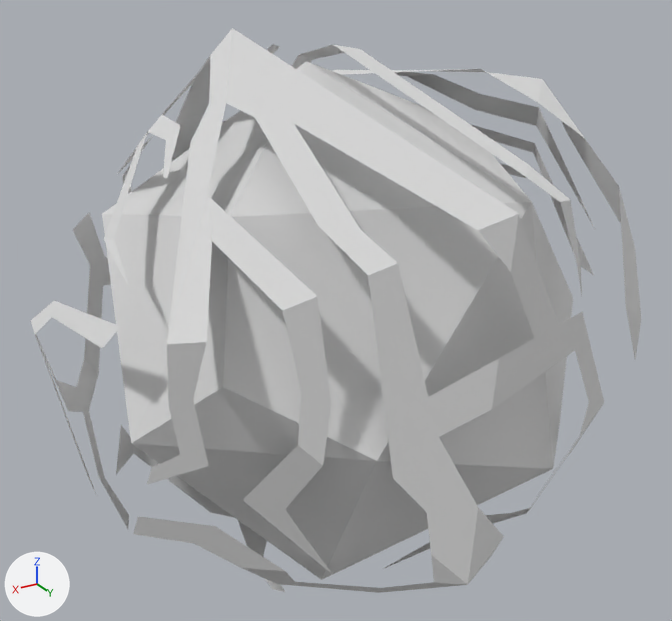
What one commit did to the glTF model models/ultimate-pack/low-poly-10/m/western-tumbleweed.glb.
One viewpoint serves both versions: a camera (50 mm lens) standing at (0.875, 1.573, 0.719) and looking at (0.012, 0.136, 0.001). The lights are fixed; the arrows at lower left show +X, +Y and +Z. The older version comes first. Where no turn or scale is listed for an object, it has been applied to the vertices.

Script lines for the objects in view, before the commit:
```python
mat_11_brown_medium = principled_material('11 BROWN-MEDIUM')
mat_11_brown_medium.base_color = (0.8, 0.8, 0.8)  # white #e7e7e7
mat_11_brown_medium.metallic = 0.4
mat_11_brown_medium.roughness = 1.0
mat_14_brown_lightest = principled_material('14 BROWN-LIGHTEST')
mat_14_brown_lightest.base_color = (0.8, 0.8, 0.8)  # white #e7e7e7
mat_14_brown_lightest.metallic = 0.4
mat_14_brown_lightest.roughness = 1.0
me_tumbleweed = bpy.data.meshes.new('tumbleweed')
me_tumbleweed.from_pydata(...)  # 252 vertices, 271 faces; spans x -0.49..0.557, y -0.436..0.673, z -0.562..0.54
# faces by material slot: [235, 36]
me_tumbleweed.materials.append(mat_11_brown_medium)  # white #e7e7e7
me_tumbleweed.materials.append(mat_14_brown_lightest)  # white #e7e7e7
ob_tumbleweed = bpy.data.objects.new('tumbleweed', me_tumbleweed)
ob_tumbleweed.location = (0.017, 0.0, 0.0)
```
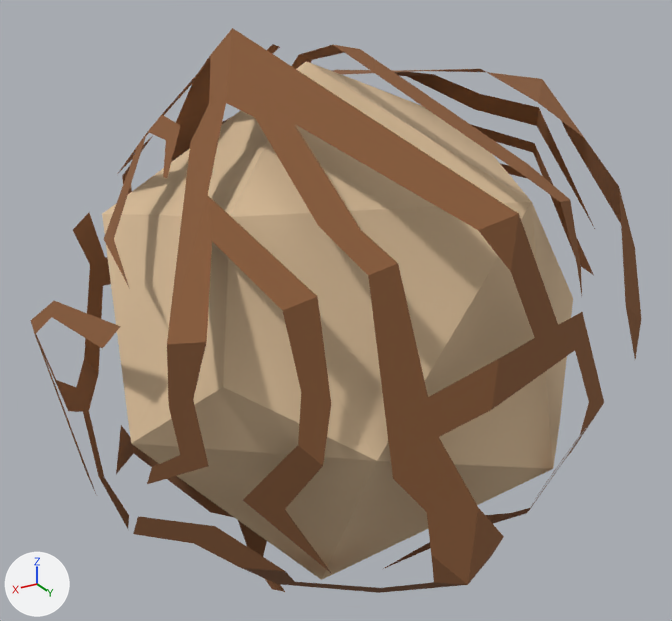
Pixel boxes [x1, y1, x2, y2] of what changed, in the pictures (672 x 621 px):
'tumbleweed', recoloured (white to brown): [30, 28, 641, 593] in both

The change in detail:
Material '11 BROWN-MEDIUM' (mat_11_brown_medium) changes colour from white #e7e7e7 to brown #885b39; in linear values from (0.8, 0.8, 0.8) to (0.246, 0.105, 0.0409).
Material '14 BROWN-LIGHTEST' (mat_14_brown_lightest) changes colour from white #e7e7e7 to beige #dcbf9a; in linear values from (0.8, 0.8, 0.8) to (0.716, 0.521, 0.323).
